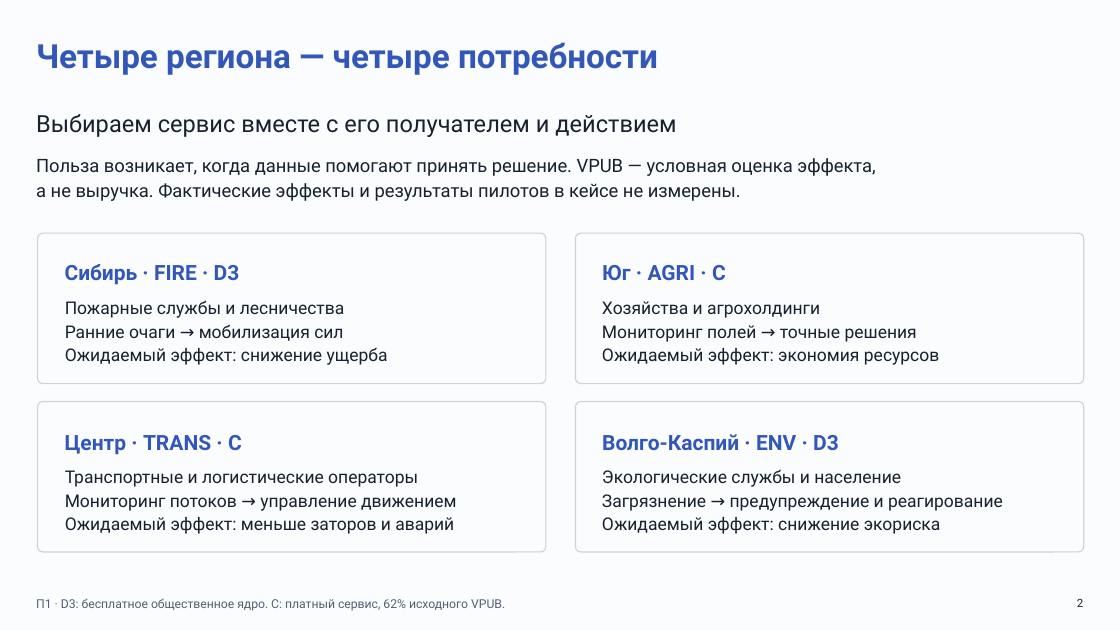
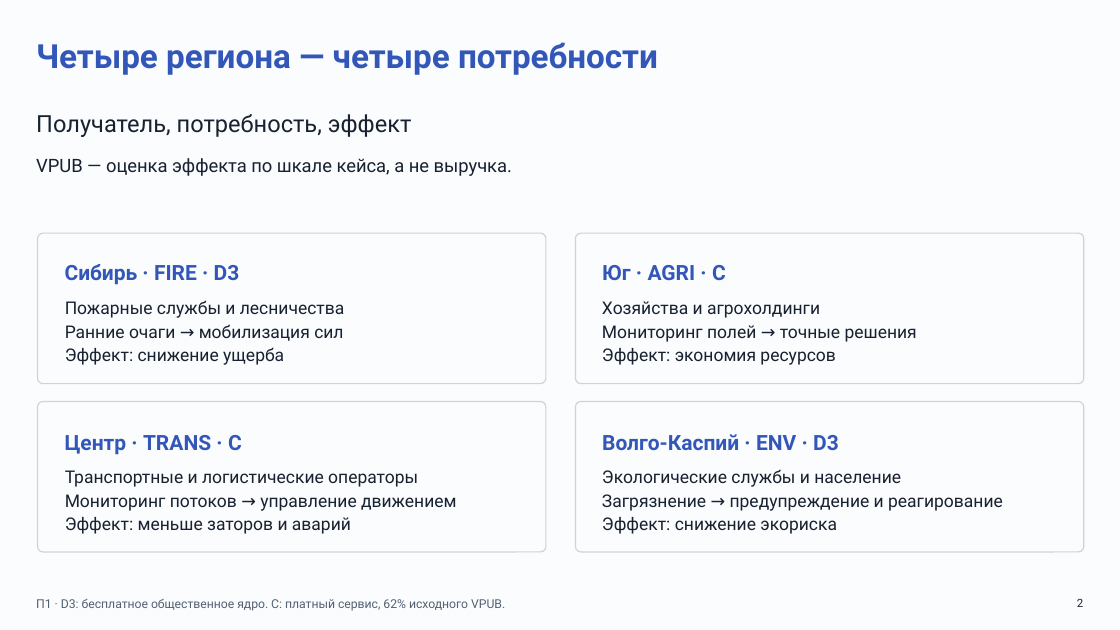
Before and after one commit to Mihail239239/Clodex_Cosmoton, a slide deck: slide 2 of presentation.pptx. Drawn at 1120x630 pixels with LibreOffice and Linux fonts; fonts in the diff are those of the drawing. Boxes give left, top, right and bottom in pixels: in the first picture for what was removed or moved away, otherwise in the second. Text is boxed around its words. In the diff, an @@ line names an element or a change of style, - is before the commit and + after.

```diff
--- a/presentation.pptx
+++ b/presentation.pptx
@@ text at box(36, 114, 412, 137): text changed @@
-Выбираем сервис вместе с его получателем и действием
+Получатель, потребность, эффект
@@ text at box(36, 158, 512, 176): text changed @@
-Польза возникает, когда данные помогают принять решение. VPUB — условная оценка эффекта,
-а не выручка. Фактические эффекты и результаты пилотов в кейсе не измерены.
+VPUB — оценка эффекта по шкале кейса, а не выручка.
@@ text at box(65, 347, 284, 365): text changed @@
-Ожидаемый эффект: снижение ущерба
+Эффект: снижение ущерба
@@ text at box(602, 348, 835, 365): text changed @@
-Ожидаемый эффект: экономия ресурсов
+Эффект: экономия ресурсов
@@ text at box(65, 517, 351, 534): text changed @@
-Ожидаемый эффект: меньше заторов и аварий
+Эффект: меньше заторов и аварий
@@ text at box(602, 517, 837, 534): text changed @@
-Ожидаемый эффект: снижение экориска
+Эффект: снижение экориска
```
Also in this commit, not shown: 11 other slides changed, 1 other file.
